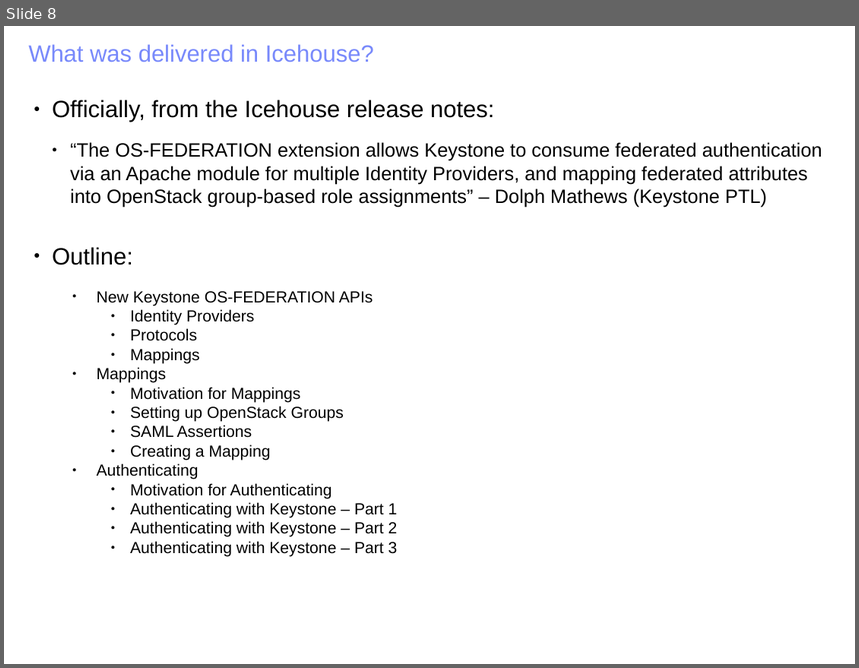
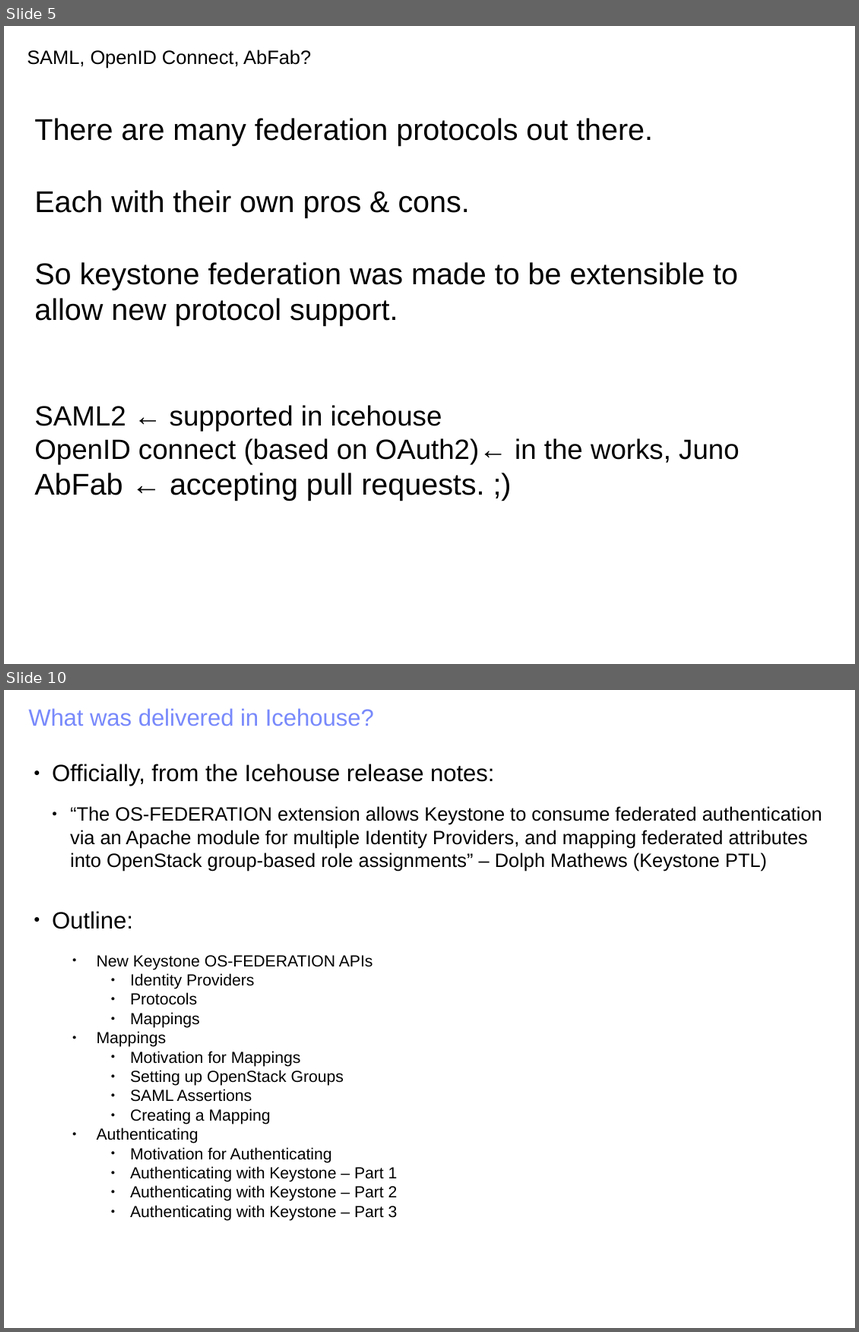
Before and after one commit to joesavak/OpenStackFederation, a slide deck: os-federation.odp. Shown one above the other, each under a label of ours: slide 8 before the commit, slides 5 and 10 after it; the slides between them are not shown. The pictures are 859x668 and 859x1332 pixels, drawn with LibreOffice and Linux fonts; fonts in the diff are those of the drawing. Boxes give left, top, right and bottom in pixels: in the first picture for what was removed or moved away, otherwise in the second. Text is boxed around its words. In the diff, an @@ line names an element or a change of style, - is before the commit and + after.

```diff
--- a/os-federation.odp
+++ b/os-federation.odp
@@ slide 5 added at (4, 26, 855, 664), background #FFFFFF @@
@@ text added at (27, 50, 311, 69), 18 pt, text #000000 @@
+SAML, OpenID Connect, AbFab?
@@ text added at (34, 118, 740, 501), 28 pt, text #000000 @@
+There are many federation protocols out there.
+Each with their own pros & cons.
+So keystone federation was made to be extensible to allow new protocol support.
+SAML2 ← supported in icehouse
+OpenID connect (based on OAuth2)← in the works, Juno
+AbFab ← accepting pull requests. ;)
@@ what was slide 8 is now slide 10 @@
```
Also in this commit, not shown: 4 slides changed, 1 other slide added, 1 other file.
